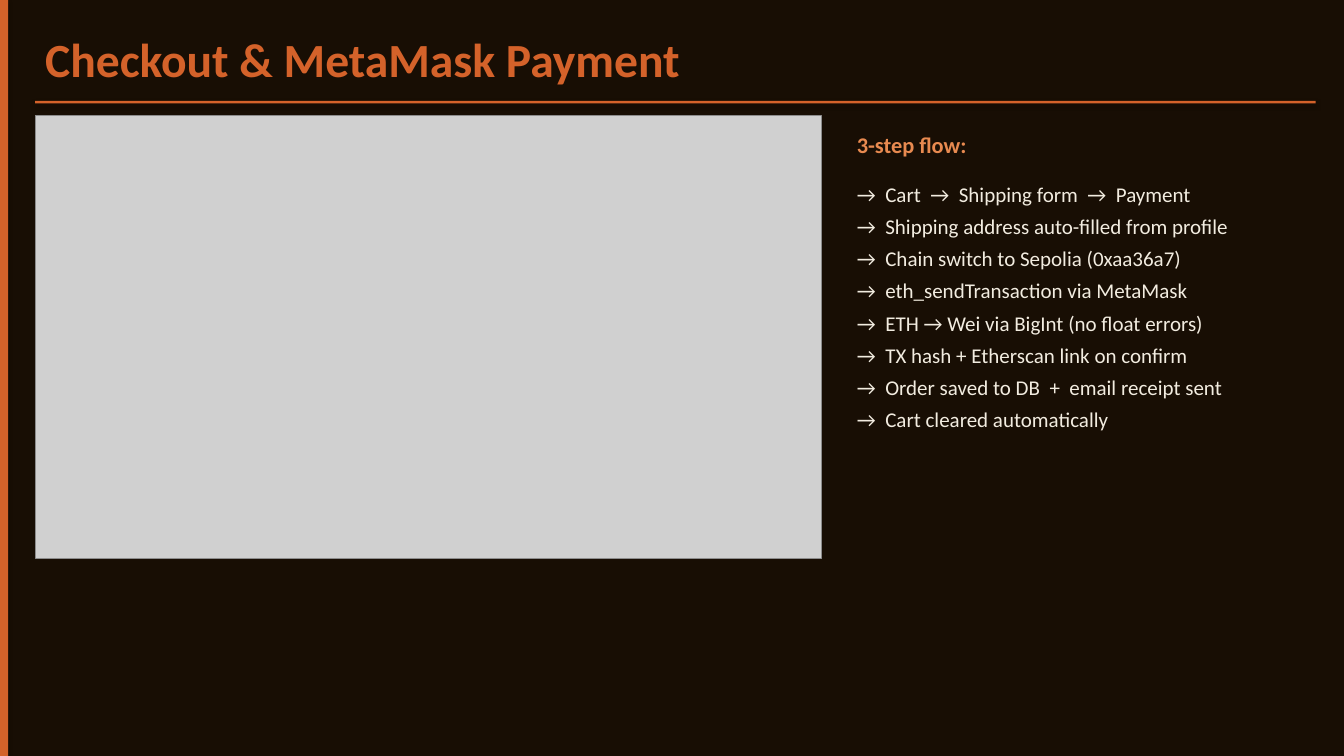
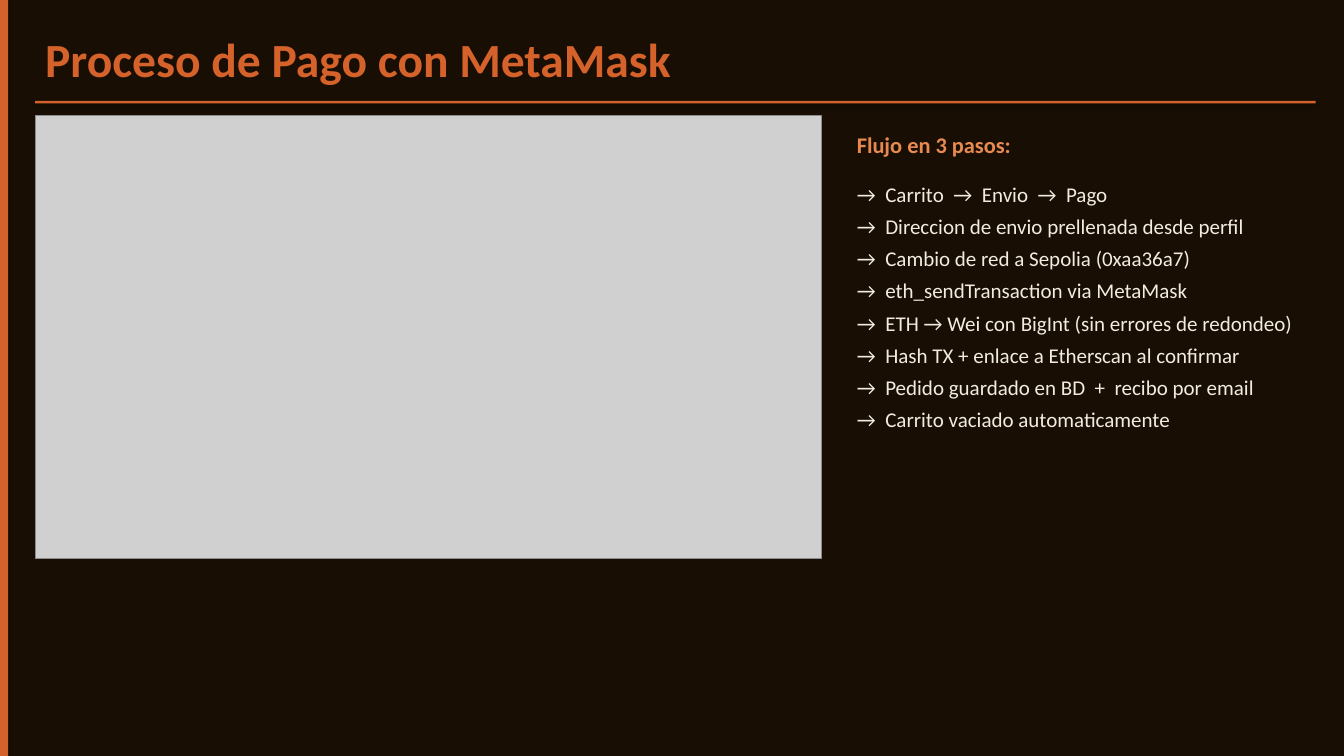
Before and after one commit to Castor909/projecte-intermodular, a slide deck: slide 7 of docs/VinylEth_Presentation.pptx. Drawn at 1344x756 pixels with LibreOffice and Linux fonts; fonts in the diff are those of the drawing; grey boxes stand for pictures. Boxes give left, top, right and bottom in pixels: in the first picture for what was removed or moved away, otherwise in the second. Text is boxed around its words. In the diff, an @@ line names an element or a change of style, - is before the commit and + after.

Commit message:
fix: update presentation text to Spanish for final project report

```diff
--- a/docs/VinylEth_Presentation.pptx
+++ b/docs/VinylEth_Presentation.pptx
@@ text at (x1=45, y1=43, x2=670, y2=85): text changed @@
-Checkout & MetaMask Payment
+Proceso de Pago con MetaMask
@@ text at (x1=857, y1=137, x2=1011, y2=157): text changed @@
-3-step flow:
+Flujo en 3 pasos:
@@ text at (x1=885, y1=187, x2=1244, y2=270): text changed @@
-→ Cart → Shipping form → Payment
-→ Shipping address auto-filled from profile
-→ Chain switch to Sepolia (0xaa36a7)
+→ Carrito → Envio → Pago
+→ Direccion de envio prellenada desde perfil
+→ Cambio de red a Sepolia (0xaa36a7)
@@ text at (x1=885, y1=316, x2=1291, y2=427): text changed @@
-→ ETH → Wei via BigInt (no float errors)
-→ TX hash + Etherscan link on confirm
-→ Order saved to DB + email receipt sent
-→ Cart cleared automatically
+→ ETH → Wei con BigInt (sin errores de redondeo)
+→ Hash TX + enlace a Etherscan al confirmar
+→ Pedido guardado en BD + recibo por email
+→ Carrito vaciado automaticamente
```
Also in this commit, not shown: 9 other slides changed, 2 slides added, 2 slides removed, 1 other file.
